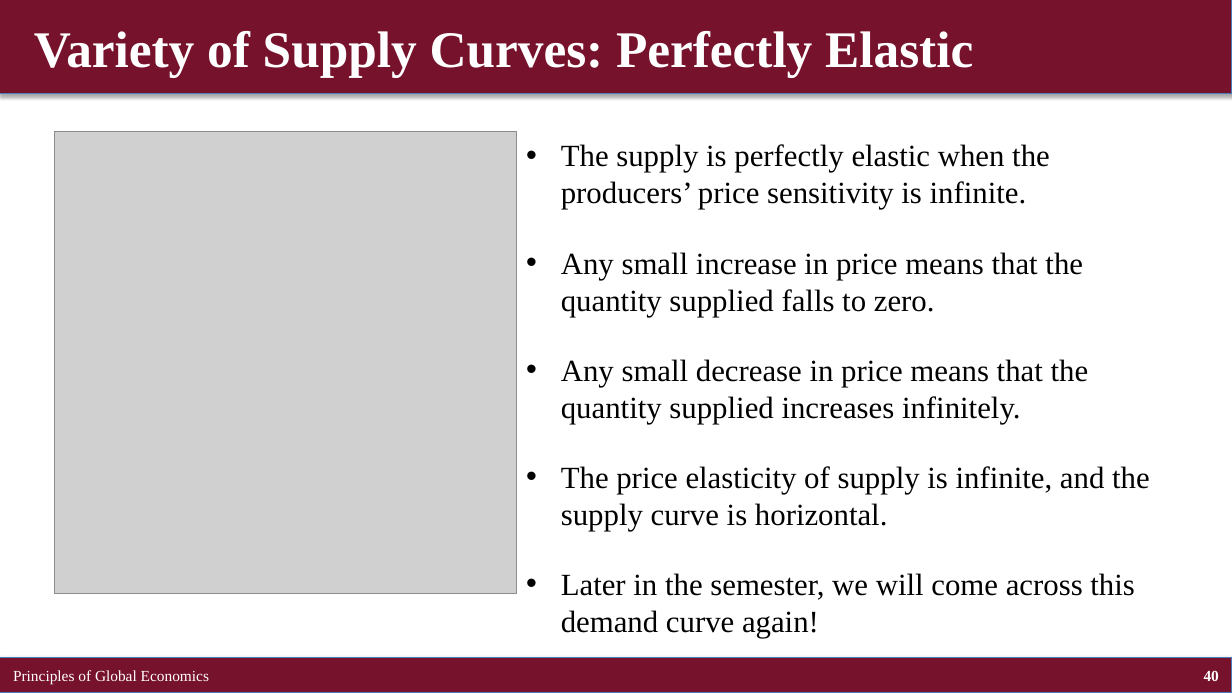
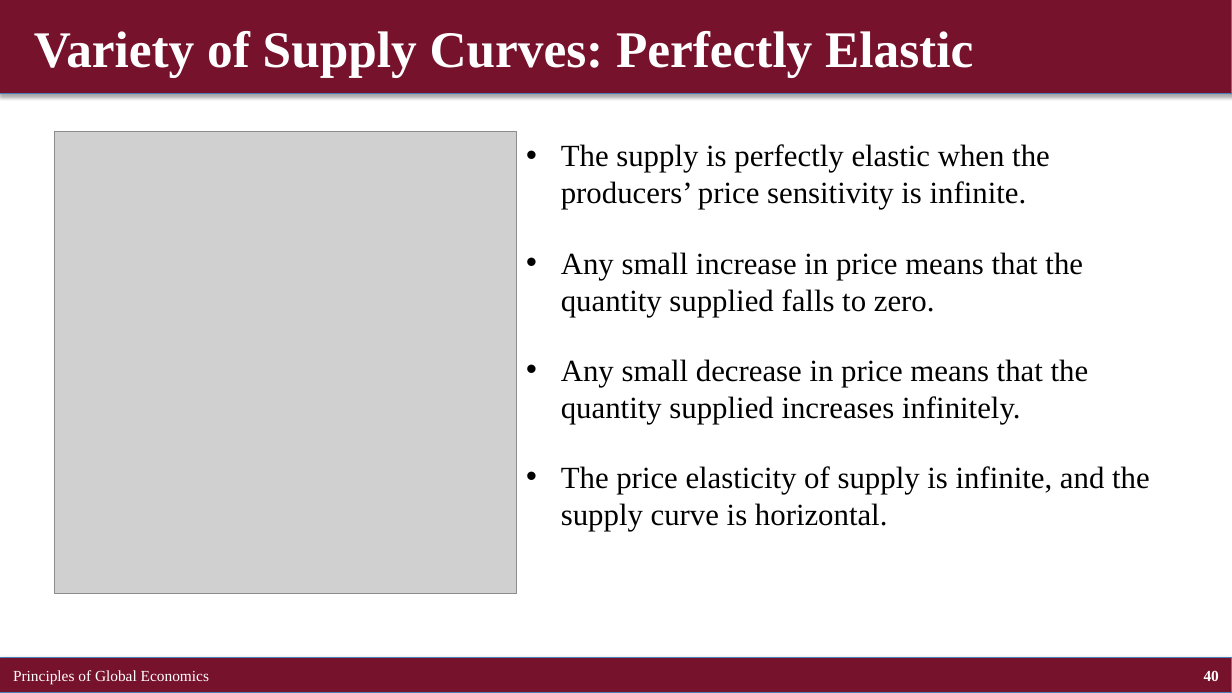
Before and after one commit to brianhwpark/brianhwpark.github.io, a slide deck: slide 40 of files/teaching-resources/concordiacollege-bus-201/bus-201-lecture-note/bus201-ch05.pptx. Drawn at 1232x693 pixels with LibreOffice and Linux fonts; fonts in the diff are those of the drawing; grey boxes stand for pictures. Boxes give left, top, right and bottom in pixels: in the first picture for what was removed or moved away, otherwise in the second. Text is boxed around its words. In the diff, an @@ line names an element or a change of style, - is before the commit and + after.

```diff
--- a/files/teaching-resources/concordiacollege-bus-201/bus-201-lecture-note/bus201-ch05.pptx
+++ b/files/teaching-resources/concordiacollege-bus-201/bus-201-lecture-note/bus201-ch05.pptx
@@ text at <box>561,573,1134,638</box>: paragraph removed @@
-• Later in the semester, we will come across this demand curve again!
```
Also in this commit, not shown: 3 other slides changed, 9 other files.
